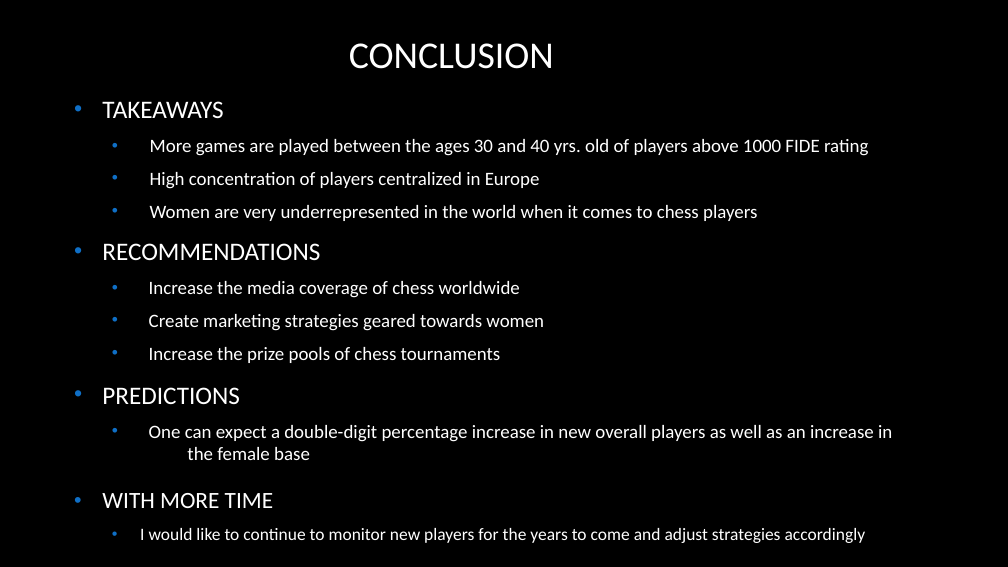
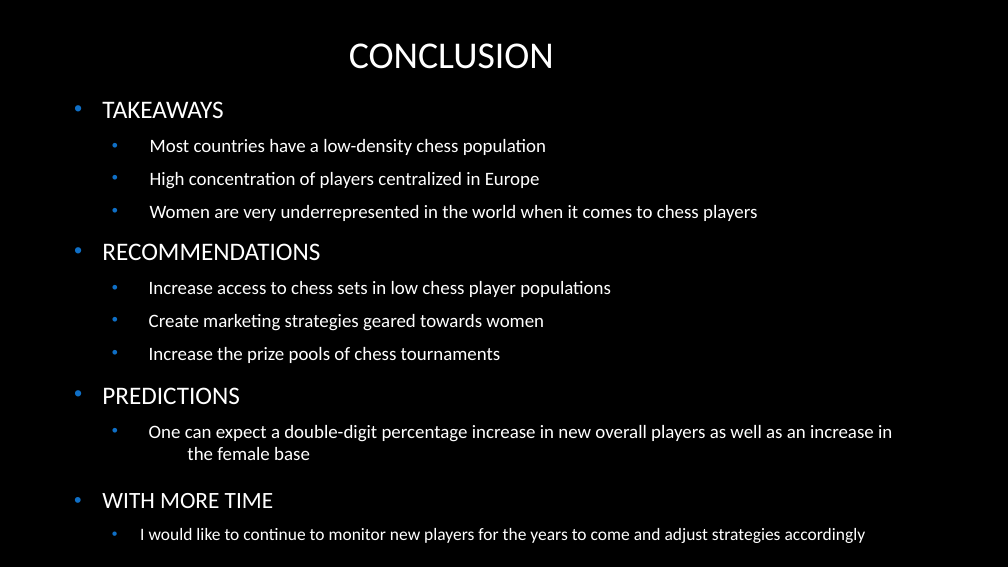
Before and after one commit to chriseverts/chess_project, a slide deck: slide 3 of chess.pptx. Drawn at 1008x567 pixels with LibreOffice and Linux fonts; fonts in the diff are those of the drawing; background and template pictures are left out. Boxes give left, top, right and bottom in pixels: in the first picture for what was removed or moved away, otherwise in the second. Text is boxed around its words. In the diff, an @@ line names an element or a change of style, - is before the commit and + after.

```diff
--- a/chess.pptx
+++ b/chess.pptx
@@ subtitle at <box>150,139,546,155</box>: text changed @@
-  • More games are played between the ages 30 and 40 yrs. old of players above 1000 FIDE rating
+  • Most countries have a low-density chess population
@@ text at <box>149,281,611,297</box>: text changed @@
-  • Increase the media coverage of chess worldwide
+  • Increase access to chess sets in low chess player populations
```
Also in this commit, not shown: 2 other slides changed, 2 other files.
